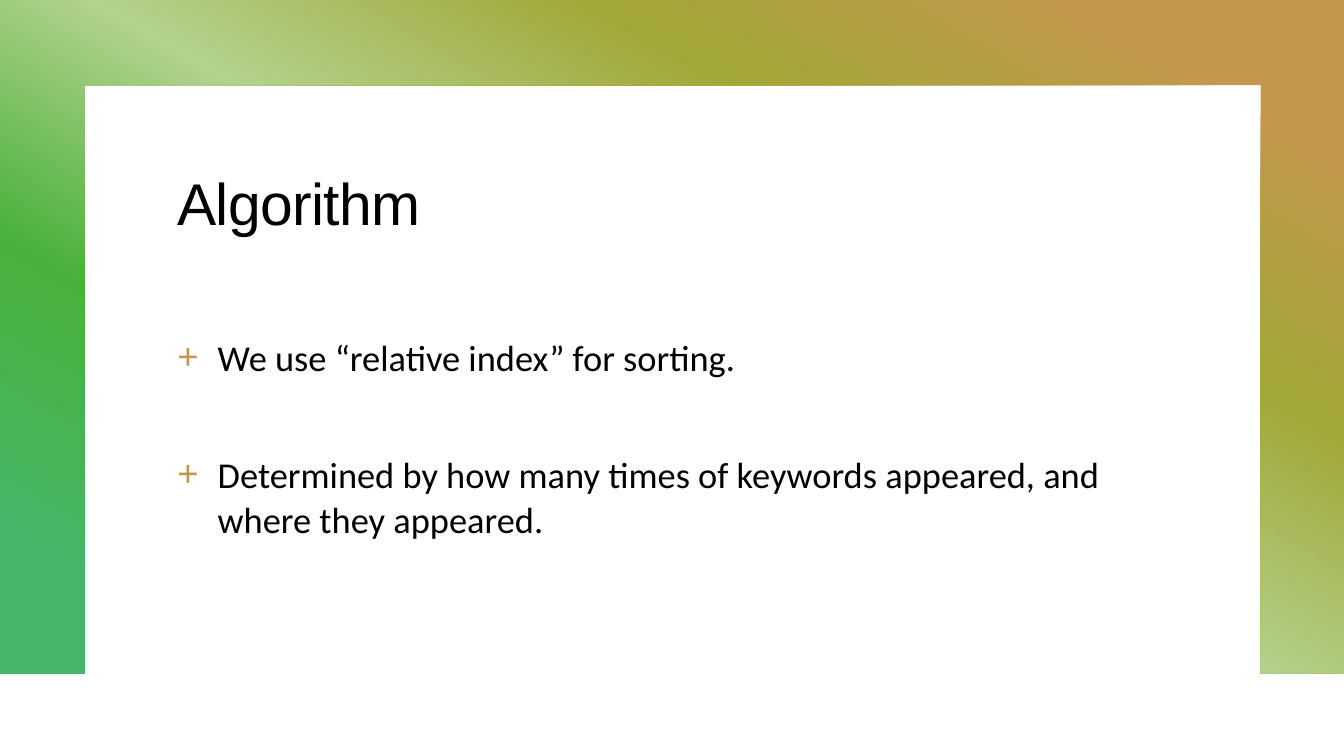
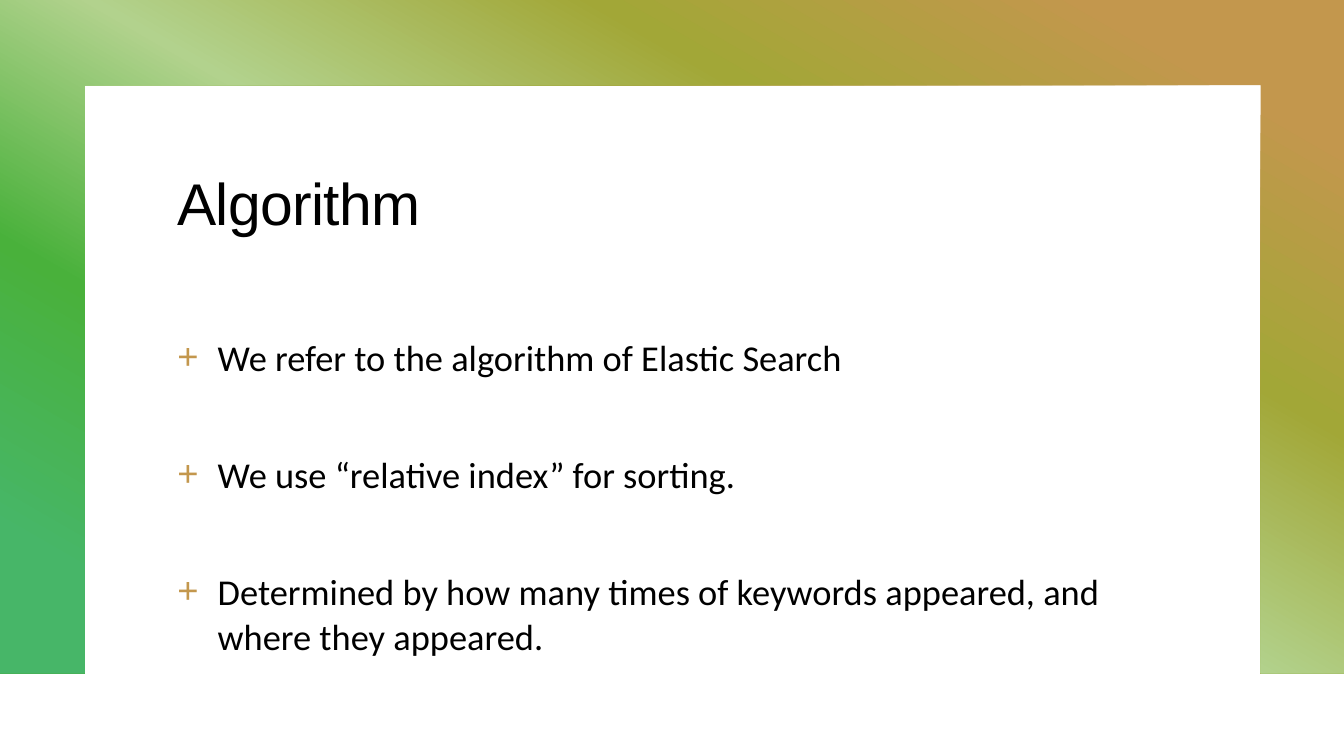
Before and after one commit to guomaimang/Moon-Spork, a slide deck: slide 5 of Report and Presentation/Presentation Powerpoint.pptx. Drawn at 1344x756 pixels with LibreOffice and Linux fonts; fonts in the diff are those of the drawing. Boxes give left, top, right and bottom in pixels: in the first picture for what was removed or moved away, otherwise in the second. Text is boxed around its words. In the diff, an @@ line names an element or a change of style, - is before the commit and + after.

Commit message:
updated ppt

```diff
--- a/Report and Presentation/Presentation Powerpoint.pptx
+++ b/Report and Presentation/Presentation Powerpoint.pptx
@@ text at (218, 345, 842, 378): paragraph added @@
++ We refer to the algorithm of Elastic Search
```
